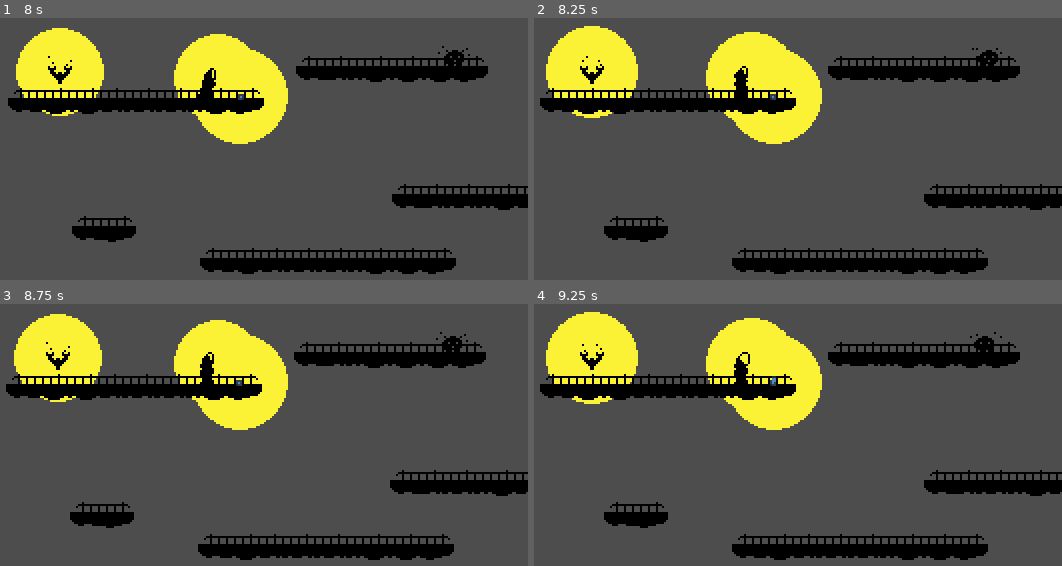
Above: before the commit, frames 1-4 (two rows, left to right).
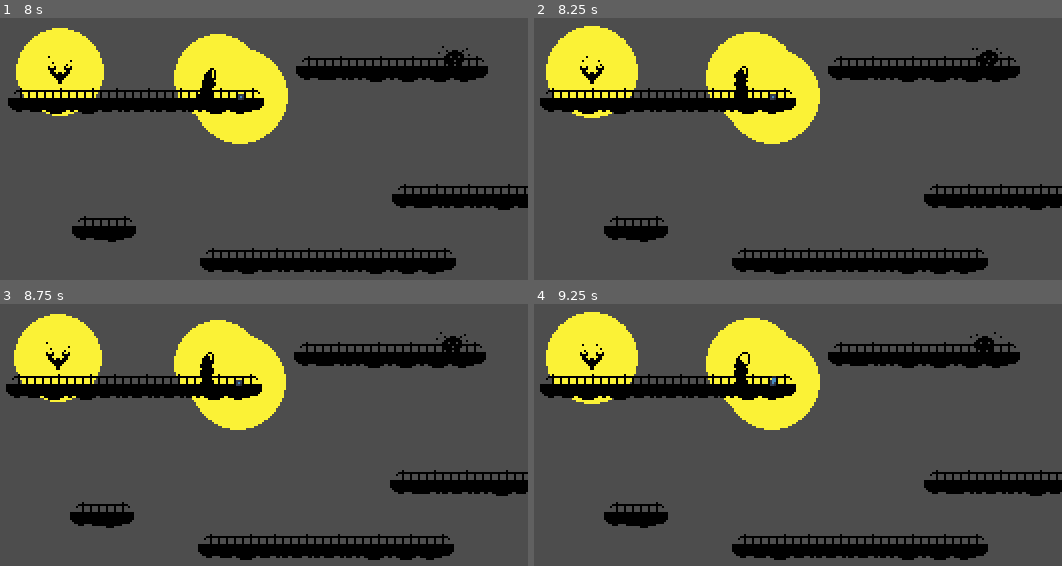
Above: after the commit, the same moments.

Repository: ironcutter24/1-bit-jam-2023
Game: Godot game, scene res://scenes/sample_scene.tscn
Same seed, same stepped clock (60 frames per second), same inputs: the game is played once before the commit and once after it. The engine's default icon, where the game draws it, is replaced by a stand-in: a white triangle on a blue panel in a dark square.
Inputs (mouse positions are in pixels of both pictures, inside the frame that each line leads up to):
- Up to frame 1 (8 s): tap Enter at 0.5 s; move the mouse to (348, 57) at 0.52 s; hold Right mouse button (feed) 0.53-1.28 s; hold D (move_right) 0.53-2.03 s; tap Space (jump) at 0.77, 1.52, 3.02, 3.77, 4.52, 6.02, 6.77, 7.52 s; move the mouse to (79, 107) at 1.27 s; click (79, 107) at 1.35 s; move the mouse to (outside the picture) at 2.02 s; hold A (move_left) 2.03-2.78 s; hold Right mouse button (feed) 2.03-2.78 s; move the mouse to (174, 177) at 2.77 s; hold D (move_right) 2.78-4.28 s; click (174, 177) at 2.85 s; move the mouse to (401, 154) at 3.52 s; hold Right mouse button (feed) 3.53-4.28 s; move the mouse to (outside the picture) at 4.27 s; hold A (move_left) 4.28-5.03 s; click (outside the picture) at 4.35 s; move the mouse to (237, 80) at 5.02 s; hold D (move_right) 5.03-5.78 s; hold Right mouse button (feed) 5.03-5.78 s; move the mouse to (outside the picture) at 5.77 s; hold A (move_left) 5.78-7.28 s; click (outside the picture) at 5.85 s; move the mouse to (348, 57) at 6.52 s; hold Right mouse button (feed) 6.53-7.28 s; move the mouse to (79, 107) at 7.27 s; hold D (move_right) from 7.28 s (still down); click (79, 107) at 7.35 s
- Up to frame 2 (8.25 s): keep holding D (move_right); move the mouse to (outside the picture) at 8.02 s; hold Right mouse button (feed) from 8.03 s (still down)
- Up to frame 3 (8.75 s): keep holding D (move_right); keep holding Right mouse button (feed)
- Up to frame 4 (9.25 s): keep holding D (move_right); move the mouse to (708, 463) at 8.77 s; release Right mouse button (feed) at 8.78 s; click (708, 463) at 8.85 s; tap Space (jump) at 9.02 s

Frame 1 is identical in both runs. In frame 2, 0.2% of the frame differs, in the area x 37-55%, y 12-49%; in frame 3, 0.2%, in the area x 36-55%, y 12-49%; in frame 4, 0.2%.

Commit message:
Prey escape

Diff:
--- a/project.godot
+++ b/project.godot
@@ -14,6 +14,10 @@
 run/main_scene="res://scenes/sample_scene.tscn"
 config/features=PackedStringArray("4.1", "GL Compatibility")
 config/icon="res://icon.svg"
+
+[autoload]
+
+Global="*res://scripts/Global.gd"
 
 [display]
 
--- a/scenes/light_bullet.gd
+++ b/scenes/light_bullet.gd
@@ -13,5 +13,5 @@
 	if linear_velocity.length() > max_velocity:
 		linear_velocity = linear_velocity.normalized() * max_velocity
 
-func _on_body_entered(body: Node):
+func _on_body_entered(_body: Node):
 		light.visible = true
--- /dev/null
+++ b/scenes/prey.gd
@@ -0,0 +1,29 @@
+extends CharacterBody2D
+
+
+const MOVE_SPEED = 40.0
+
+# Get the gravity from the project settings to be synced with RigidBody nodes.
+var gravity = ProjectSettings.get_setting("physics/2d/default_gravity")
+
+
+func _physics_process(delta):
+	var fromPlayer = global_position - Global.activePlayer.global_position
+	var dist = fromPlayer.length()
+
+	var direction = 0
+	if dist < 60:
+		direction = sign(fromPlayer.x)
+
+	# Add the gravity.
+	if not is_on_floor():
+		velocity.y += gravity * delta
+
+	# Get the input direction and handle the movement/deceleration.
+	# As good practice, you should replace UI actions with custom gameplay actions.
+	if direction:
+		velocity.x = direction * MOVE_SPEED
+	else:
+		velocity.x = move_toward(velocity.x, 0, MOVE_SPEED)
+
+	move_and_slide()
--- a/scenes/prey.tscn
+++ b/scenes/prey.tscn
@@ -1,6 +1,7 @@
-[gd_scene load_steps=15 format=3 uid="uid://dgiufjutc02mh"]
+[gd_scene load_steps=16 format=3 uid="uid://dgiufjutc02mh"]
 
 [ext_resource type="Texture2D" uid="uid://dg766eqx18i8w" path="res://art/prey.png" id="1_07r8p"]
+[ext_resource type="Script" path="res://scenes/prey.gd" id="1_ig5ql"]
 
 [sub_resource type="RectangleShape2D" id="RectangleShape2D_hh6ho"]
 size = Vector2(8, 8)
@@ -107,6 +108,7 @@
 
 [node name="Prey" type="CharacterBody2D"]
 collision_layer = 2
+script = ExtResource("1_ig5ql")
 
 [node name="CollisionShape2D" type="CollisionShape2D" parent="."]
 position = Vector2(0, 4)
--- /dev/null
+++ b/scripts/Global.gd
@@ -0,0 +1,4 @@
+extends Node
+
+
+var activePlayer : Player
--- a/scripts/player.gd
+++ b/scripts/player.gd
@@ -1,7 +1,8 @@
+class_name Player
 extends CharacterBody2D
 
 
-const MOVE_SPEED = 50.0
+const MOVE_SPEED = 60.0
 const JUMP_VELOCITY = -220.0
 
 # Get the gravity from the project settings to be synced with RigidBody nodes.
@@ -26,6 +27,9 @@
 	if event.is_action_pressed("feed") and !is_acting:
 		feed()
 
+
+func _init():
+	Global.activePlayer = self
 
 func _process(_delta):
 	if Input.is_action_just_pressed("launch") and not is_charging:
